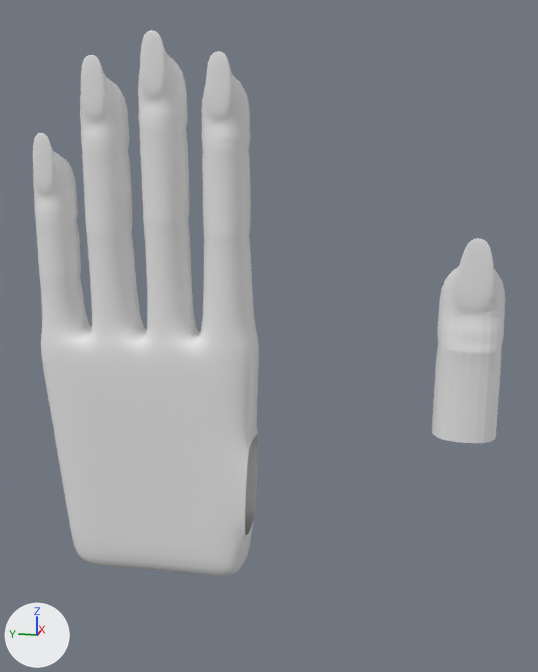
A saved change to the Blender file 20.05.2025_Hand.blend.
Both versions are drawn from a camera (50 mm lens) standing at (-6.79, -2.47, 2.75) and looking at (-0.18, -1.14, 1.1). Every picture has the same lights, and +X, +Y and +Z are marked at lower left.

Script lines for the objects in view, before the commit:
```python
me_mesh_hand = bpy.data.meshes.new('Mesh_Hand')
me_mesh_hand.from_pydata(...)  # 399 vertices, 390 faces; spans x -1.09..0.28, y -3.17..1.24, z -1.55..3.79
me_mesh_hand.materials.append(mat_material_hand)  # white #e7e7e7
ob_hand = bpy.data.objects.new('Hand', me_mesh_hand)
ob_hand.location = (0.0, 0.0, 0.0)
_m = ob_hand.modifiers.new('Подразделение', 'SUBSURF')
```
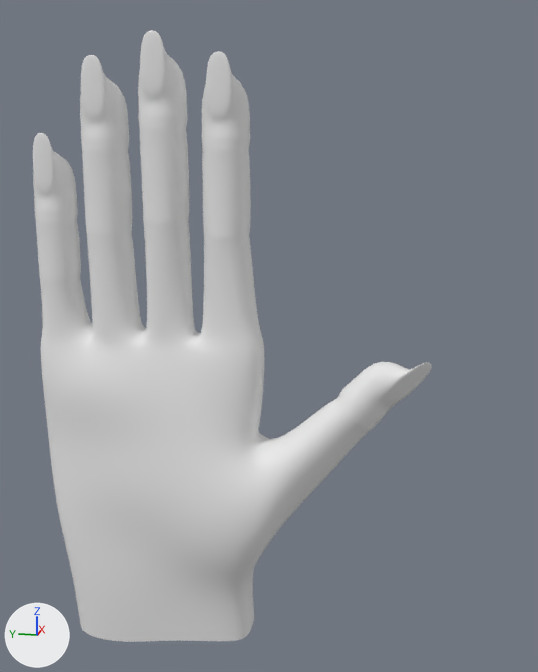
Edits to the scene script, one JSON object a line:
```json
{"block": "me_mesh_hand", "where": "# used by ob_hand; location = (0.0, 0.0, 0.0)"}
{"op": "remove", "block": "me_mesh_hand", "code": "me_mesh_hand.from_pydata(...)  # 399 vertices, 390 faces; spans x -1.09..0.28, y -3.17..1.24, z -1.55..3.79"}
{"op": "add", "block": "me_mesh_hand", "code": "me_mesh_hand.from_pydata(...)  # 414 vertices, 407 faces; spans x -0.54..0.57, y -2.67..1.24, z -2.28..3.79"}
{"block": "me_mesh_hand", "change": "me_mesh_hand part 1: the loose piece of 50 vertices spanning x -1.09..-0.68, y -3.17..-2.63, z 0.52..2.16 is deleted"}
{"block": "me_mesh_hand", "change": "me_mesh_hand part 2"}
{"block": "me_mesh_hand", "change": "12 vertices are removed from x -0.27..0.27, y -0.96..0.98, z -1.55..0.0"}
{"block": "me_mesh_hand", "change": "24 faces are deleted"}
{"block": "me_mesh_hand", "change": "84 vertices move from x -0.28..0.28, y -1.0..1.23, z -1.55..1.49 to x -0.51..0.47, y -1.07..1.24, z -2.19..1.47"}
{"block": "me_mesh_hand", "change": "72 vertices are added at x -0.54..0.57, y -2.67..1.02, z -2.25..0.96"}
{"block": "me_mesh_hand", "change": "5 new vertices lie (0.04, -0.03, -0.64) away from vertices in x -0.26..0.26, y -0.48..0.52, z -1.52..-1.5"}
{"block": "me_mesh_hand", "change": "87 new faces join them"}
```

What differs and where, as boxes (x1, y1, x2, y2) in the pictures (538 x 672 px):
```json
{"object": "Hand", "change": "reshaped", "before": [33, 30, 505, 577], "after": [33, 30, 432, 642], "on screen": "15% narrower, 12% taller"}
{"part": 1, "of": "me_mesh_hand", "change": "deleted", "before": [432, 238, 505, 443]}
{"part": 2, "of": "me_mesh_hand", "change": "built on", "before": [41, 256, 259, 577], "after": [41, 256, 432, 642]}
```
